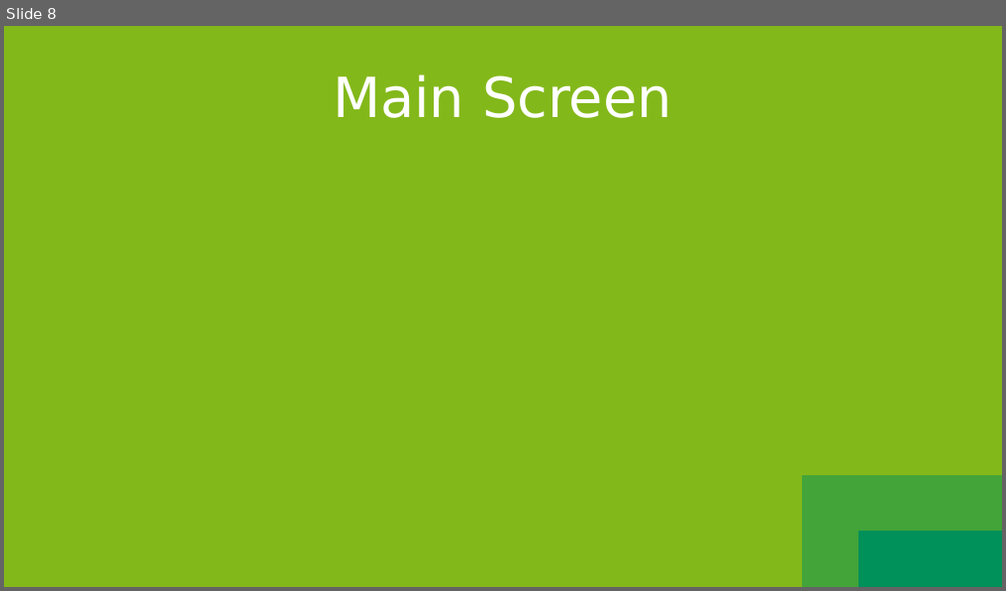
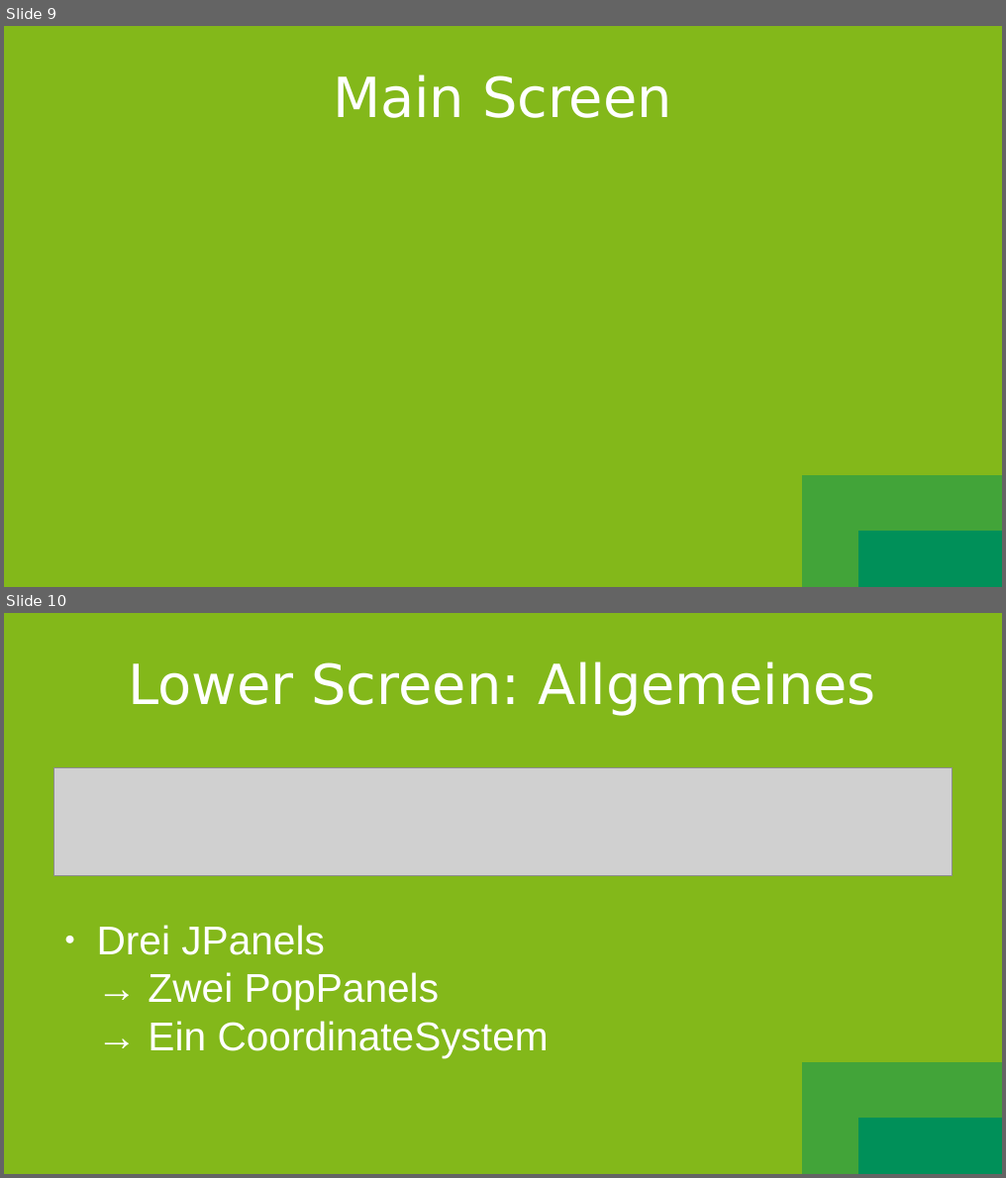
Before and after one commit to SootDan/LanchesterModell, a slide deck: Prasentation.odp. Shown one above the other, each under a label of ours: slide 8 before the commit, slides 9 and 10 after it. The pictures are 1006x591 and 1006x1178 pixels, drawn with LibreOffice and Linux fonts; fonts in the diff are those of the drawing; grey boxes stand for pictures. Boxes give left, top, right and bottom in pixels: in the first picture for what was removed or moved away, otherwise in the second. Text is boxed around its words. In the diff, an @@ line names an element or a change of style, - is before the commit and + after.

```diff
--- a/Prasentation.odp
+++ b/Prasentation.odp
@@ slide 10 added at [4, 613, 1002, 1174], background gradient #009059 to #42A439 to #83B81A @@
@@ title added at [128, 662, 876, 715], 44 pt, text #FFFFFF @@
+Lower Screen: Allgemeines
@@ picture added at [54, 767, 952, 876] @@
@@ text added at [97, 925, 548, 1059], 32 pt, text #FFFFFF @@
+● Drei JPanels
+  → Zwei PopPanels
+  → Ein CoordinateSystem
@@ what was slide 8 is now slide 9 @@
```
Also in this commit, not shown: 6 other slides added, 1 slide removed.
